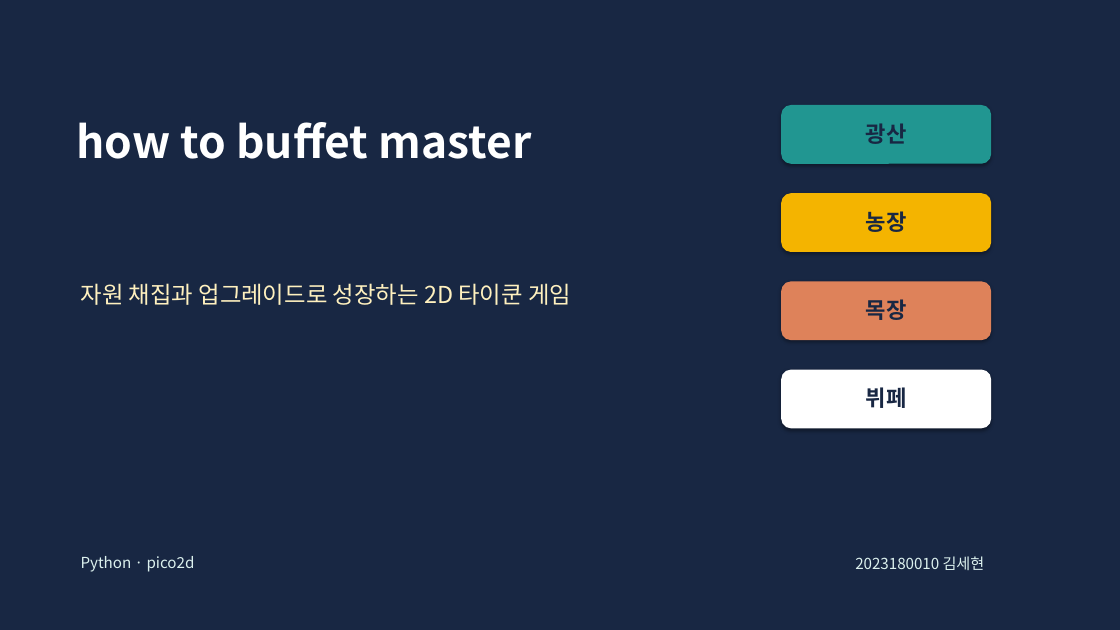
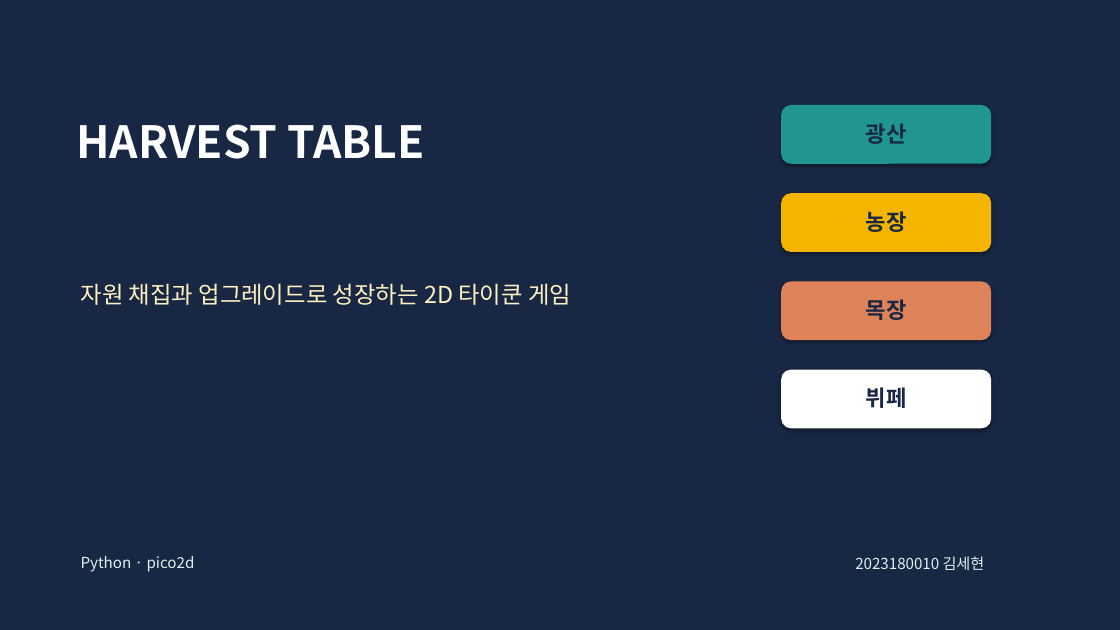
Before and after one commit to chalyong/2DGP-Project, a slide deck: slide 1 of Project/발표.pptx. Drawn at 1120x630 pixels with LibreOffice and Linux fonts; fonts in the diff are those of the drawing. Boxes give left, top, right and bottom in pixels: in the first picture for what was removed or moved away, otherwise in the second. Text is boxed around its words. In the diff, an @@ line names an element or a change of style, - is before the commit and + after.

Commit message:
게임 제목 변경 / 기획 ppt 제작

```diff
--- a/Project/발표.pptx
+++ b/Project/발표.pptx
@@ text at box(76, 124, 424, 159): text changed @@
-how to buffet master
+HARVEST TABLE
```
Also in this commit, not shown: 3 other files.
